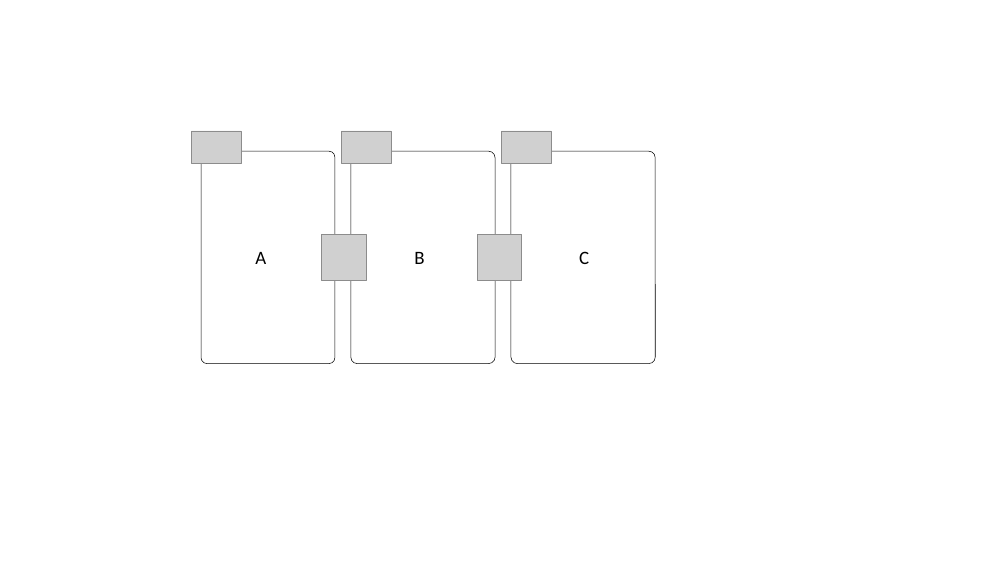
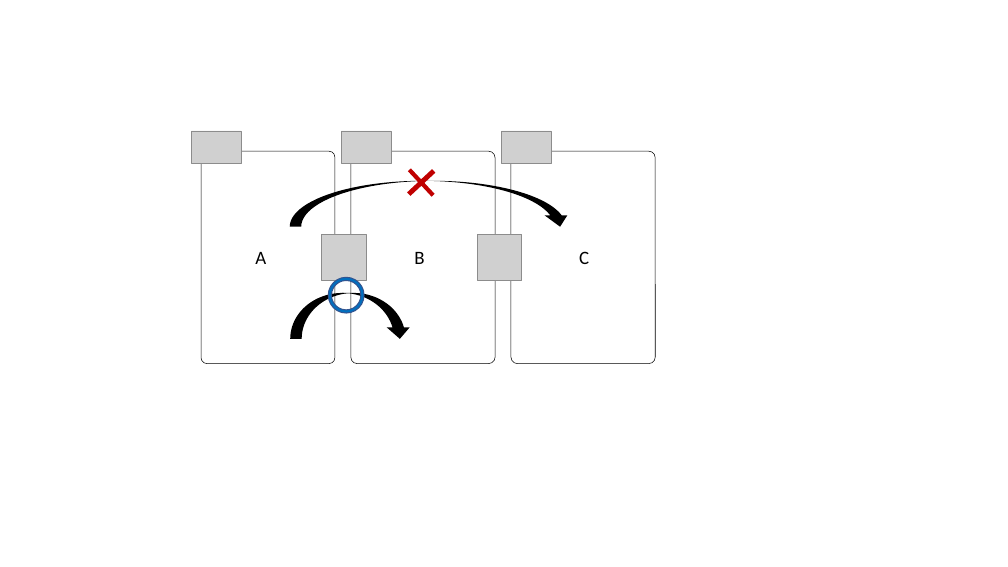
Before and after one commit to khiraiwa/cloud-certification, a slide deck: slide 3 of materials/vpc.pptx. Drawn at 1008x567 pixels with LibreOffice and Linux fonts; fonts in the diff are those of the drawing; grey boxes stand for pictures. Boxes give left, top, right and bottom in pixels: in the first picture for what was removed or moved away, otherwise in the second. Text is boxed around its words. In the diff, an @@ line names an element or a change of style, - is before the commit and + after.

```diff
--- a/materials/vpc.pptx
+++ b/materials/vpc.pptx
@@ plus added at bbox=[397, 158, 446, 207], fill #C00000 @@
@@ curved down arrow added at bbox=[290, 181, 572, 227], fill #000000 @@
@@ curved down arrow added at bbox=[290, 293, 411, 339], fill #000000 @@
@@ donut added at bbox=[328, 278, 364, 313], fill #0070C0, outline #325491 1 pt @@
```
Also in this commit, not shown: 1 other slide changed.
